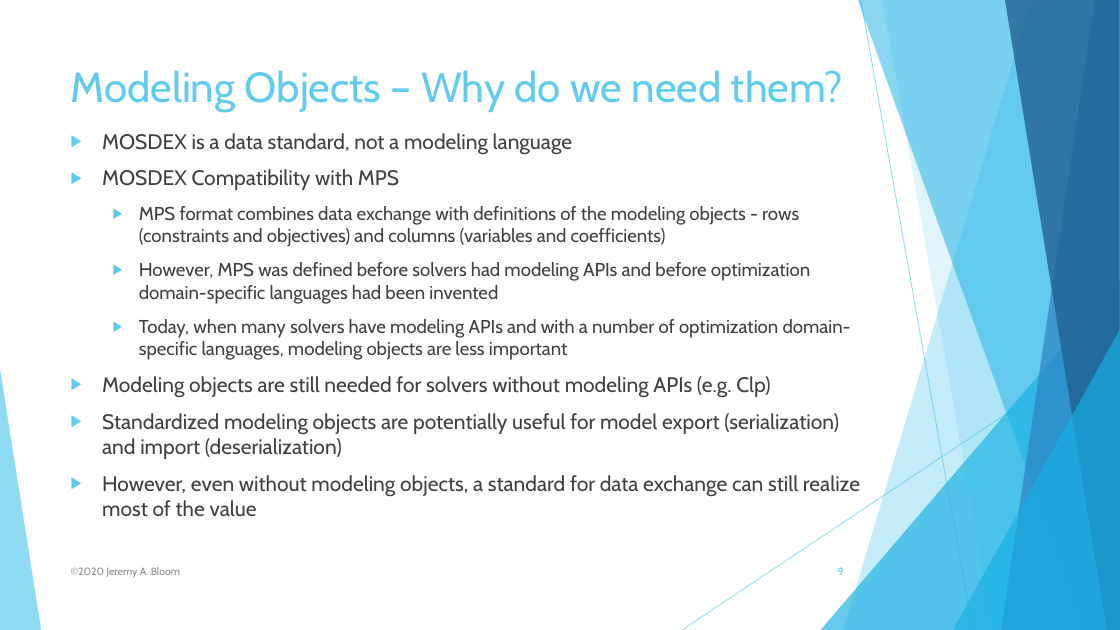
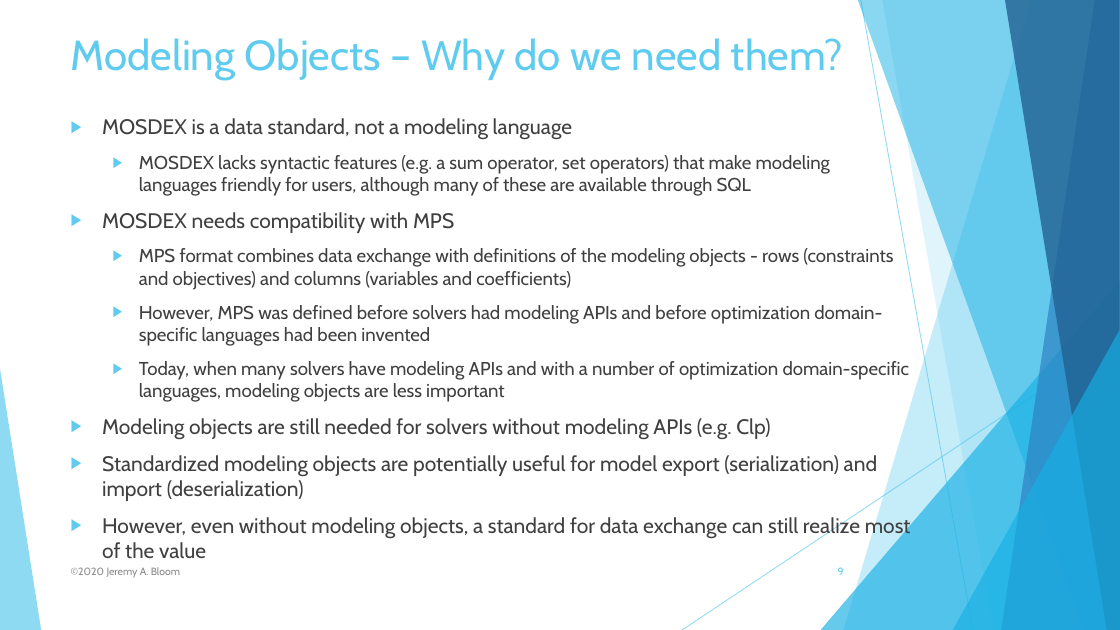
Before and after one commit to coin-modeling-dev/MOSDEX-Examples, a slide deck: slide 9 of MOSDEX-1.2/MOSDEX Introduction.pptx. Drawn at 1120x630 pixels with LibreOffice and Linux fonts; fonts in the diff are those of the drawing. Boxes give left, top, right and bottom in pixels: in the first picture for what was removed or moved away, otherwise in the second. Text is boxed around its words. In the diff, an @@ line names an element or a change of style, - is before the commit and + after.

```diff
--- a/MOSDEX-1.2/MOSDEX Introduction.pptx
+++ b/MOSDEX-1.2/MOSDEX Introduction.pptx
@@ title "Modeling Objects – Why do ...": place and size @@
-title "Modeling Objects – Why do ..." at (71,70,843,112)
+title "Modeling Objects – Why do ..." at (71,38,843,80)
@@ text "MOSDEX is a data standard, ...": place and size @@
-text "MOSDEX is a data standard, ..." at (102,133,860,516)
+text "MOSDEX is a data standard, ..." at (102,118,911,558)
@@ text at (102,155,830,233): text changed; size 18 to 16 pt @@
-▶ MOSDEX Compatibility with MPS
+  ▶ MOSDEX lacks syntactic features (e.g. a sum operator, set operators) that make modeling languages friendly for users, although many of these are available through SQL
+▶ MOSDEX needs compatibility with MPS
```
Also in this commit, not shown: 3 other slides changed, 2 slides added.
